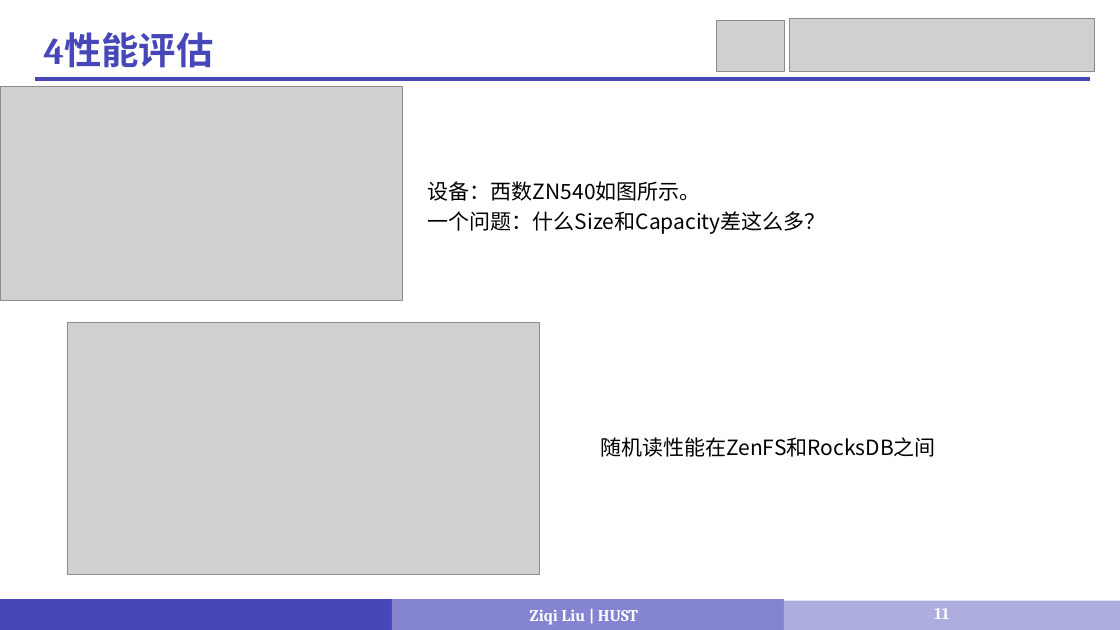
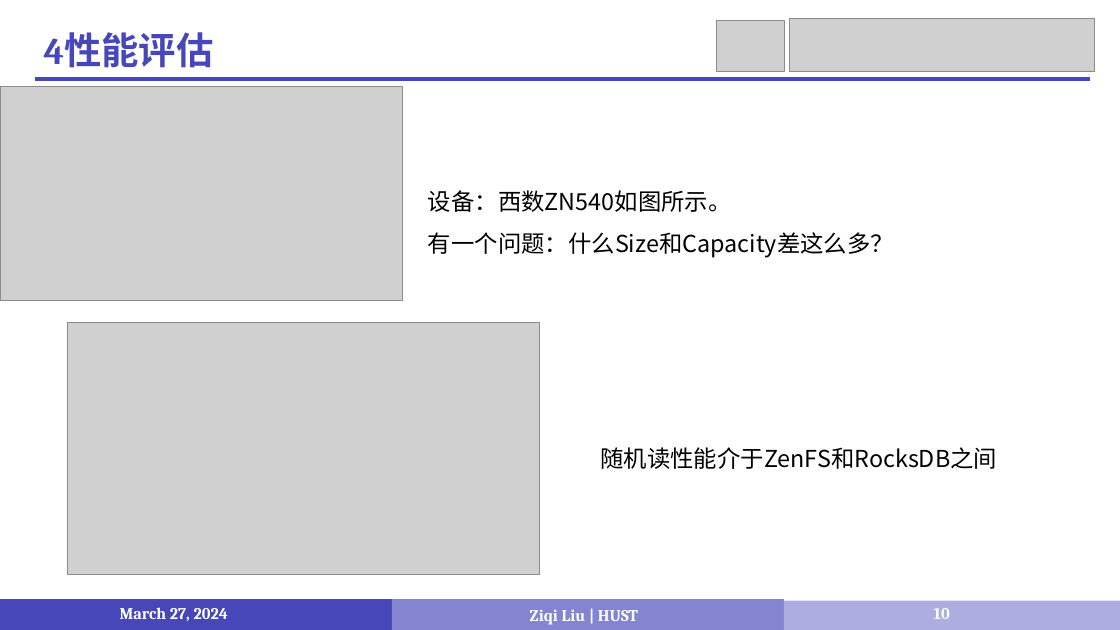
Before and after one commit to LiuziqiOvO/md, a slide deck: slide 10 of Paper/报告/5_ZoneKV .pptx (slide 11 before the commit). Drawn at 1120x630 pixels with LibreOffice and Linux fonts; fonts in the diff are those of the drawing; grey boxes stand for pictures. Boxes give left, top, right and bottom in pixels: in the first picture for what was removed or moved away, otherwise in the second. Text is boxed around its words. In the diff, an @@ line names an element or a change of style, - is before the commit and + after.

```diff
--- a/Paper/报告/5_ZoneKV .pptx
+++ b/Paper/报告/5_ZoneKV .pptx
@@ text at <box>428,190,732,212</box>: size 18 to 20 pt in "设备：西数ZN540如图所示。"; line spacing 1.2 to 1.5 @@
@@ text at <box>428,232,894,258</box>: text changed; size 18 to 20 pt @@
-一个问题：什么Size和Capacity差这么多？
+有一个问题：什么Size和Capacity差这么多？
@@ text at <box>600,447,997,469</box>: text changed; size 18 to 20 pt @@
-随机读性能在ZenFS和RocksDB之间
+随机读性能介于ZenFS和RocksDB之间
@@ text added at <box>120,607,228,621</box>, 14 pt, text #FFFFFF, bold @@
+March 27, 2024
@@ page number at <box>934,608,950,619</box>: text changed @@
-11
+10
```
Also in this commit, not shown: 10 other slides changed, 10 slides removed, 5 other files.
